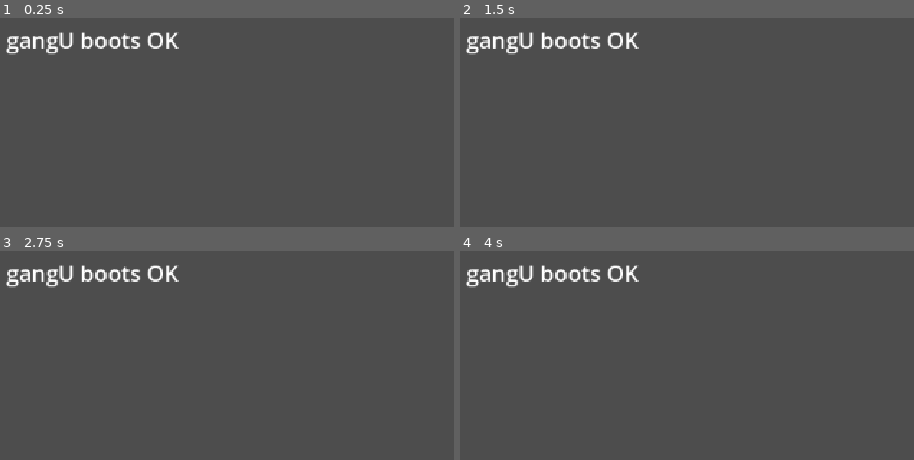
Above: before the commit, frames 1-4 (two rows, left to right).
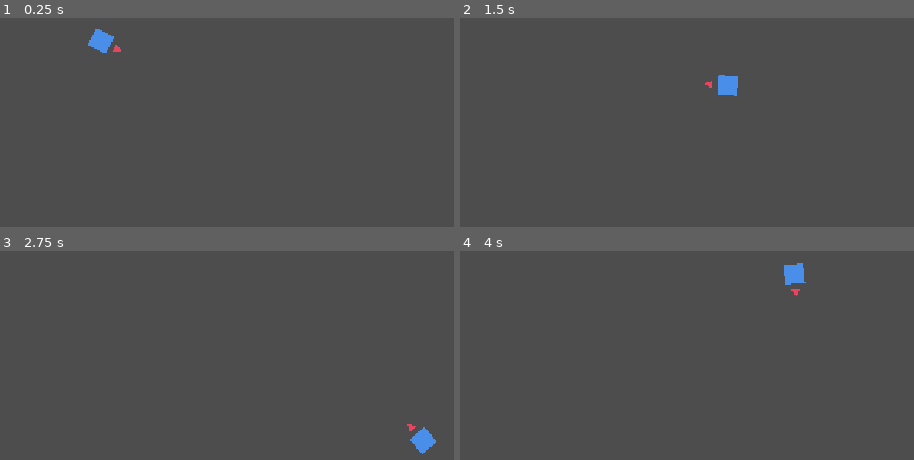
Above: after the commit, the same moments.

Repository: BestestGameStudio/gangU
Game: Godot game, scene res://scenes/main.tscn
Two runs of this game, one before a commit and one after it. Both use one fixed random seed, a clock stepped at 60 frames per second and the inputs below.
Inputs (mouse positions are in pixels of both pictures, inside the frame that each line leads up to):
- Up to frame 1 (0.25 s): no input
- Up to frame 2 (1.5 s): tap Enter at 0.5 s; move the mouse to (736, 18) at 0.52 s; hold D (move_right) 0.53-1.28 s; move the mouse to (outside the picture) at 1.27 s; hold S (move_down) from 1.28 s (still down)
- Up to frame 3 (2.75 s): move the mouse to (outside the picture) at 2.02 s; release S (move_down) at 2.03 s; hold D (move_right) from 2.03 s (still down)
- Up to frame 4 (4 s): move the mouse to (519, 363) at 2.77 s; release D (move_right) at 2.78 s; hold W (move_up) 2.78-3.53 s; move the mouse to (800, 340) at 3.52 s; hold A (move_left) from 3.53 s (still down)

The runs differ from the first frame. In frame 1, 1.8% of the frame differs, in the area x 1-40%, y 5-18%; in frame 2, 2.0%, in the area x 1-62%, y 6-38%; in frame 3, 2.0%; in frame 4, 2.0%.

Commit message:
Add player controller (#14)
Player movement (WASD via Input.get_vector + move_and_slide, speed 320), mouse-facing aim rotation, player scene (Body/CollisionShape2D r16/AimIndicator), spawn in main scene.

Squash-merged by review lead after independent exact-head browser test (CI run 42342917633).

Diff:
--- a/scenes/main.tscn
+++ b/scenes/main.tscn
@@ -1,14 +1,10 @@
-[gd_scene load_steps=2 format=3 uid="uid://bgangu1main"]
+[gd_scene load_steps=3 format=3 uid="uid://bgangu1main"]
 
 [ext_resource type="Script" path="res://scripts/main.gd" id="1_main"]
+[ext_resource type="PackedScene" uid="uid://bgangu2player" path="res://scenes/player.tscn" id="2_player"]
 
 [node name="Main" type="Node2D"]
 script = ExtResource("1_main")
 
-[node name="BootLabel" type="Label" parent="."]
-offset_left = 440.0
-offset_top = 300.0
-offset_right = 712.0
-offset_bottom = 348.0
-theme_override_font_sizes/font_size = 32
-text = "gangU boots OK"
+[node name="Player" parent="." instance=ExtResource("2_player")]
+position = Vector2(576, 324)
--- /dev/null
+++ b/scenes/player.tscn
@@ -0,0 +1,21 @@
+[gd_scene load_steps=3 format=3 uid="uid://bgangu2player"]
+
+[ext_resource type="Script" path="res://scripts/player.gd" id="1_player"]
+
+[sub_resource type="CircleShape2D" id="CircleShape2D_player"]
+radius = 16.0
+
+[node name="Player" type="CharacterBody2D"]
+script = ExtResource("1_player")
+
+[node name="Body" type="Polygon2D" parent="."]
+color = Color(0.286275, 0.556863, 0.909804, 1)
+polygon = PackedVector2Array(-14, -14, 14, -14, 14, 14, -14, 14)
+
+[node name="CollisionShape2D" type="CollisionShape2D" parent="."]
+shape = SubResource("CircleShape2D_player")
+
+[node name="AimIndicator" type="Polygon2D" parent="."]
+position = Vector2(22, 0)
+color = Color(0.913725, 0.270588, 0.368627, 1)
+polygon = PackedVector2Array(0, -6, 12, 0, 0, 6)
--- /dev/null
+++ b/scripts/player.gd
@@ -0,0 +1,22 @@
+extends CharacterBody2D
+class_name Player
+## gangU player controller (#2).
+## WASD movement + cursor aim. Manual aim only, no aim assist.
+## Consumes shared input actions from project.godot:
+## move_up/move_down/move_left/move_right (WASD).
+
+@export var speed: float = 320.0
+
+@onready var aim_indicator: Node2D = $AimIndicator
+@onready var body: Polygon2D = $Body
+
+func _physics_process(_delta: float) -> void:
+	var input_dir := Input.get_vector(&"move_left", &"move_right", &"move_up", &"move_down")
+	velocity = input_dir * speed
+	move_and_slide()
+
+func _process(_delta: float) -> void:
+	# Face the mouse cursor; manual aim only.
+	var aim_dir := global_position.direction_to(get_global_mouse_position())
+	if aim_dir.length_squared() > 0.0:
+		rotation = aim_dir.angle()
Not shown, added: scripts/player.gd.uid
